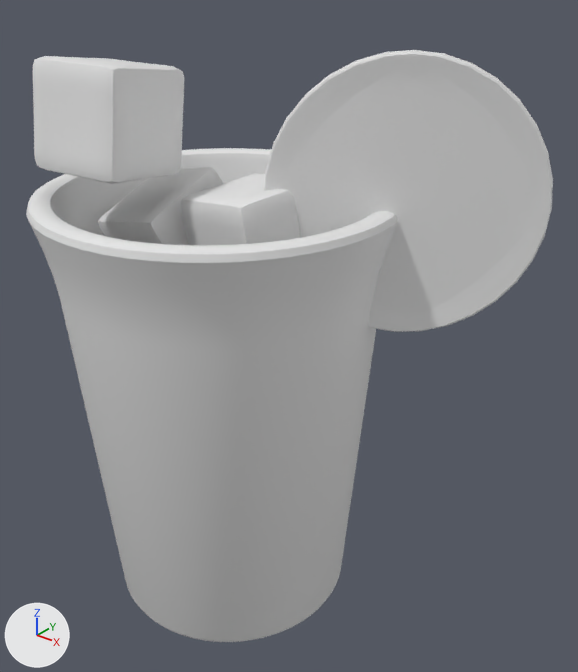
The OBJ model public/assets/drink-baked/blog0060.obj, before and after one commit.
Camera for both pictures: a camera (50 mm lens) standing at (4.22, -4.41, 5.39) and looking at (0.55, 0.17, 2.54). The axes (+X, +Y, +Z) are drawn at lower left. The lights are the same throughout. The older version comes first. Where no turn or scale is listed for an object, it has been applied to the vertices.
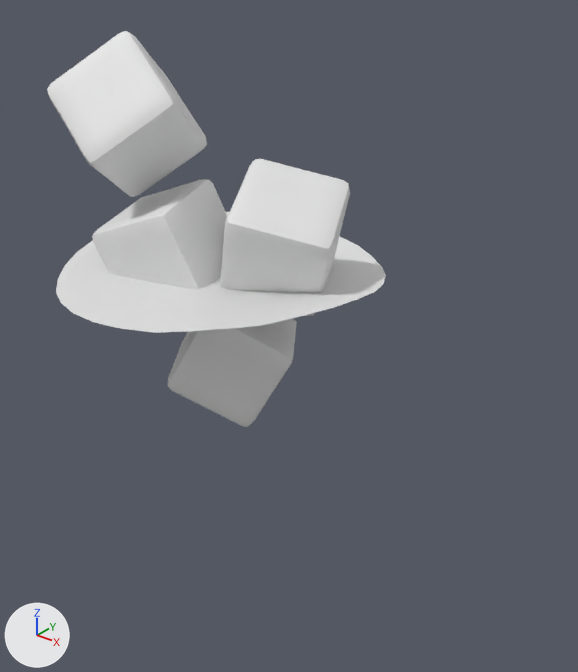
Patch to the scene script:
```diff
--- a/public/assets/drink-baked/blog0060.obj.py
+++ b/public/assets/drink-baked/blog0060.obj.py
@@ me_cube_001 @@
 # used by ob_cube_001; location = (0.0, 0.0, 0.0)
-me_cube_001.from_pydata(...)  # 386 vertices, 384 faces; spans x -0.95..-0.01, y -0.553..0.494, z 2.701..3.81
+me_cube_001.from_pydata(...)  # 386 vertices, 384 faces; spans x -1.003..0.104, y -0.651..0.39, z 2.63..3.688
+# me_cube_001 part 1: the whole mesh is multiplied about its middle by the matrix ((0.955, -0.23, -0.19), (0.268, 0.94, 0.21), (0.13, -0.252, 0.959)), then moved by (0.03, -0.101, -0.097)
@@ me_cube_002 @@
 # used by ob_cube_002; location = (0.0, 0.0, 0.0)
-me_cube_002.from_pydata(...)  # 386 vertices, 384 faces; spans x -0.093..0.897, y -0.494..0.448, z 2.931..3.868
+me_cube_002.from_pydata(...)  # 386 vertices, 384 faces; spans x -0.099..1.08, y -0.398..0.773, z 2.804..3.925
+# me_cube_002 part 2: the whole mesh is multiplied about its middle by the matrix ((0.158, -0.926, 0.344), (-0.207, -0.372, -0.905), (0.965, 0.071, -0.251)), then moved by (0.088, 0.211, -0.035)
@@ me_cube_003 @@
 # used by ob_cube_003; location = (0.0, 0.0, 0.0)
-me_cube_003.from_pydata(...)  # 386 vertices, 384 faces; spans x -1.039..-0.157, y -0.995..-0.041, z 3.802..4.696
+me_cube_003.from_pydata(...)  # 386 vertices, 384 faces; spans x -1.367..-0.152, y -0.767..0.388, z 3.546..4.827
+# me_cube_003 part 3: the whole mesh is multiplied about its middle by the matrix ((0.582, -0.34, -0.739), (0.533, 0.846, 0.03), (0.614, -0.411, 0.674)), then moved by (-0.162, 0.328, -0.062)
@@ me_plane @@
 # used by ob_plane; location = (0.0, 0.0, 0.0)
-me_plane.from_pydata(...)  # 252 vertices, 74 faces; spans x -1.31..1.31, y -1.3..1.3, z 3.01..3.15
+me_plane.from_pydata(...)  # 212 vertices, 155 faces; spans x -1.31..1.31, y -1.31..1.31, z 3.0..3.15
+# me_plane part 4: 16 vertices moved from x -1.21..1.21, y -1.3..1.3, z 3.04..3.15 to x -1.21..1.21, y -1.31..1.31, z 3.03..3.13; 182 vertices removed from x -1.31..1.31, y -1.3..1.3, z 3.01..3.15; 142 vertices added at x -1.3..1.3, y -1.29..1.29, z 3.0..3.15
@@ ob_circle_001 @@
-ob_circle_001 = bpy.data.objects.new('Circle.001', me_circle_001)
-ob_circle_001.location = (0.0, 0.0, 0.0)
@@ ob_cylinder @@
-ob_cylinder = bpy.data.objects.new('Cylinder', me_cylinder)
-ob_cylinder.location = (0.0, 0.0, 0.0)
```

Location of each change, (x1, y1, x2, y2) in pixels of the pictures (578 x 672 px; the box of a moved part takes in the faces that stretch with it):
'Cylinder', deleted: before (26, 148, 398, 642)
'Circle.001', deleted: before (264, 50, 553, 332)
'Cube.003', reshaped (29% taller): before (32, 56, 184, 184); after (47, 31, 207, 197)
'Cube.002', reshaped: before (180, 173, 301, 245); after (220, 159, 350, 316)
'Cube.001', reshaped: before (98, 167, 223, 245); after (92, 179, 228, 289)
part 4 of me_plane, moved or reshaped (not visible before): after (56, 212, 386, 332)
'Cube', unchanged, uncovered by the edit: after (167, 318, 297, 427)
